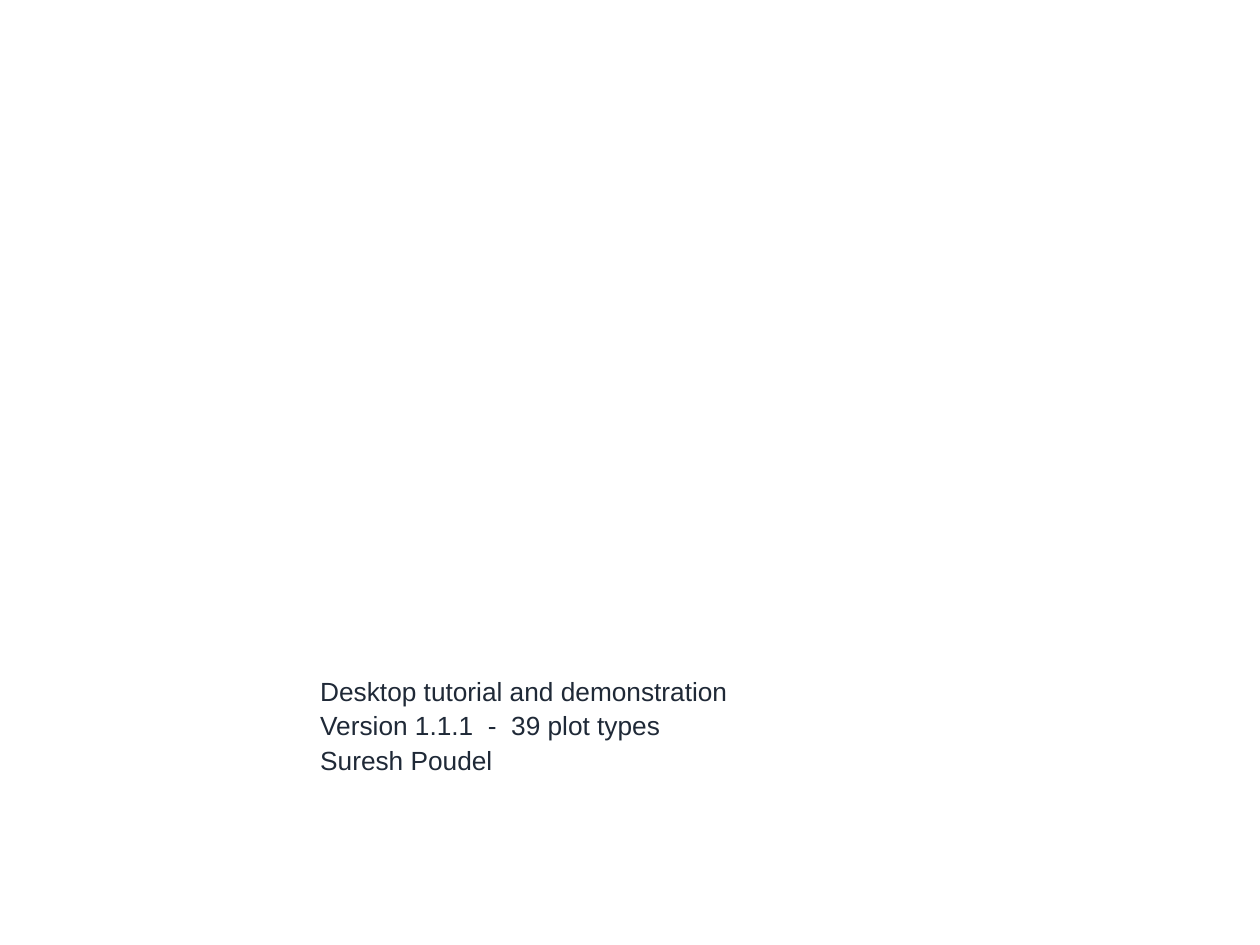
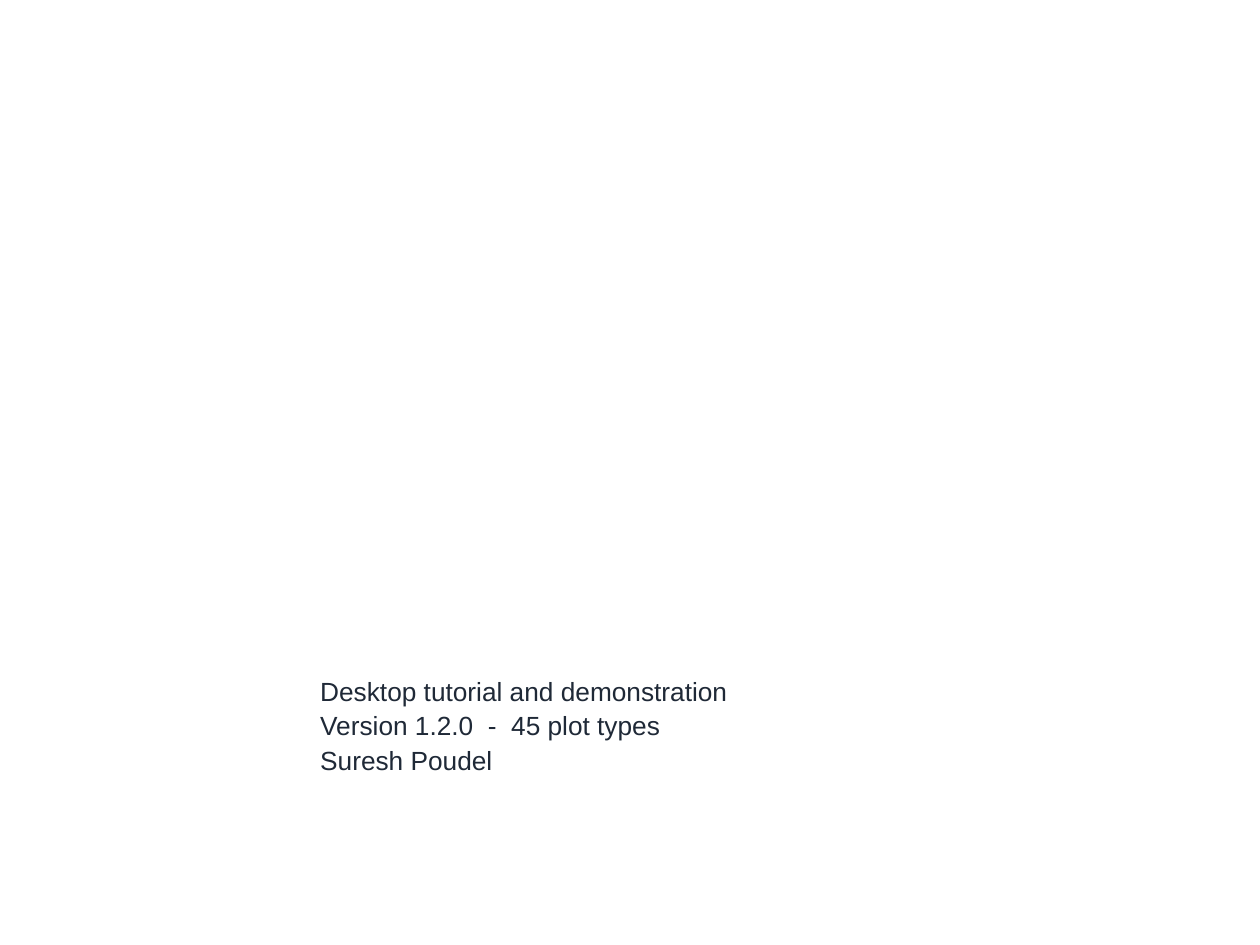
Before and after one commit to surPoudel/make-my-figure, a slide deck: slide 1 of tutorial/slides/MakeMyFigure_Tutorial_Seminar.pptx. Drawn at 1260x945 pixels with LibreOffice and Linux fonts; fonts in the diff are those of the drawing; background and template pictures are left out. Boxes give left, top, right and bottom in pixels: in the first picture for what was removed or moved away, otherwise in the second. Text is boxed around its words. In the diff, an @@ line names an element or a change of style, - is before the commit and + after.

```diff
--- a/tutorial/slides/MakeMyFigure_Tutorial_Seminar.pptx
+++ b/tutorial/slides/MakeMyFigure_Tutorial_Seminar.pptx
@@ text at <box>320,716,660,741</box>: text changed @@
-Version 1.1.1 - 39 plot types
+Version 1.2.0 - 45 plot types
```
Also in this commit, not shown: 6 other slides changed, 3 slides added, 5 other files.
